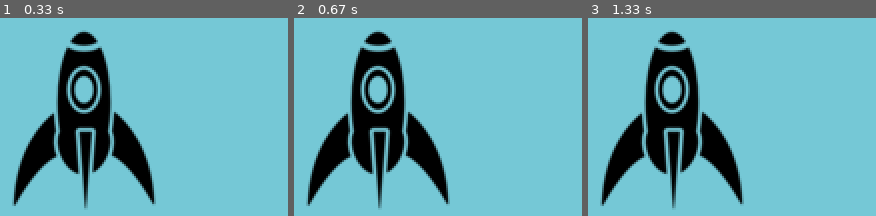
Above: before the commit, frames 1-3 (left to right).
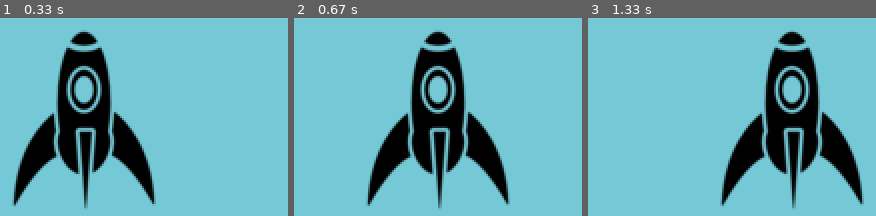
Above: after the commit, the same moments.

Repository: livepanzo/pygame
Game: pygame game, started from alien_invasion.py
Same seed, same stepped clock (60 frames per second), same inputs: the game is played once before the commit and once after it.
Inputs:
- Up to frame 1 (0.33 s): no input
- Up to frame 2 (0.67 s): hold Right from 0.33 s (still down)
- Up to frame 3 (1.33 s): release Right at 0.8 s; hold Right 0.83-1.3 s

Frame 1 is identical in both runs. In frame 2, 27% of the frame differs, in the area x 4-75%, y 6-96%; in frame 3, 33%, in the area x 4-96%, y 6-96%.

Commit message:
keydown event

Diff:
--- a/game_functions.py
+++ b/game_functions.py
@@ -7,9 +7,9 @@
     """Обрабатывает нажатия клавиш и события мыши."""
 
     for event in pygame.event.get():
-        print(pygame.event.event_name(event.type))
-        print(pygame.event.get_blocked(event.type))
-        print(event.dict)
+        # print(pygame.event.event_name(event.type))
+        # print(pygame.event.get_blocked(event.type))
+        # print(event.dict)
         if event.type == pygame.QUIT:
             sys.exit()
         # elif event.type == 'keydown':
@@ -17,9 +17,12 @@
         #     if event.key == K_RIGHT:
         #         ship.rect.centerx += 30
         #         print(ship.rect.centerx)
-        elif event.type == pygame.MOUSEBUTTONDOWN:
-            # if event.key == K_RIGHT:
-            ship.rect.centerx += 30
+        # все кнопки сохранены как pygame.CONSTANTA
+        elif event.type == pygame.KEYDOWN :
+            if event.key == pygame.K_RIGHT :
+                ship.rect.centerx += 30
+            elif event.key == pygame.K_LEFT :
+                ship.rect.centerx -= 30
 
 def update_screen(s, screen, ship):
     """Обновляет изображения на экране и отображает новый экран."""
